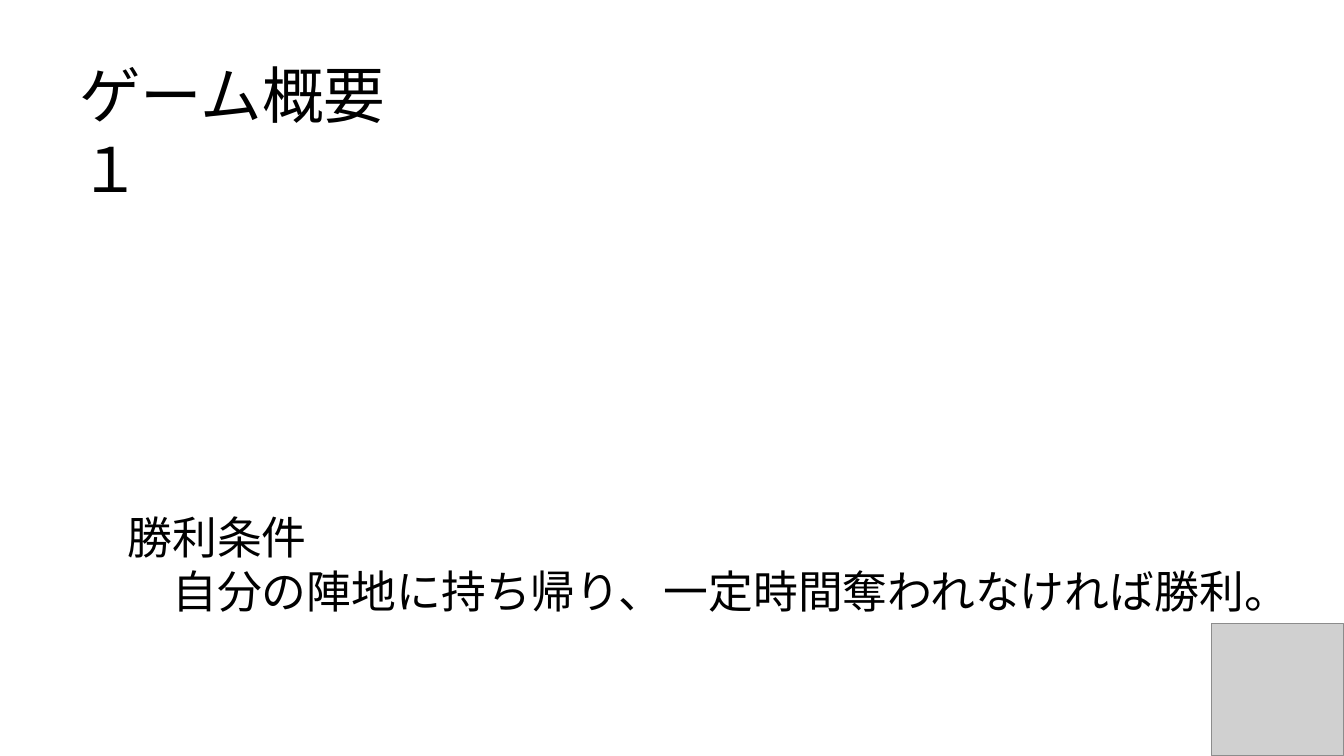
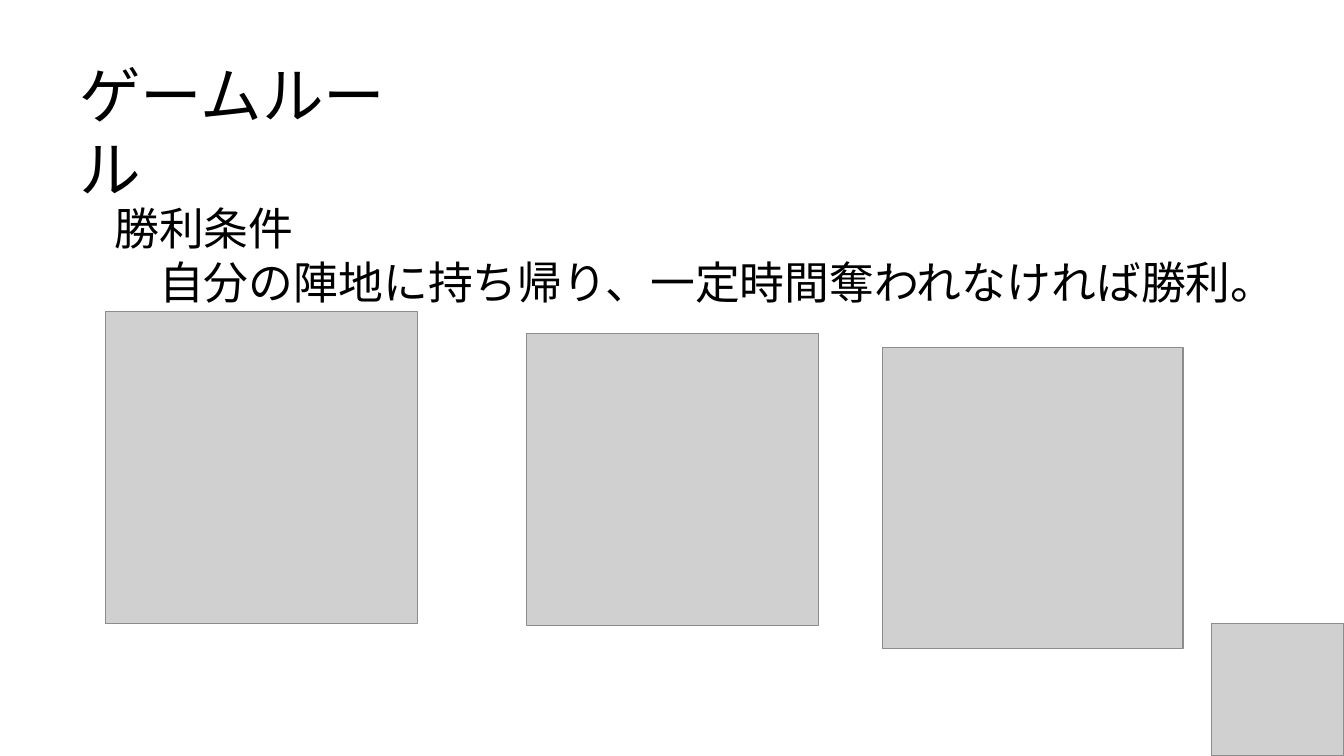
Before and after one commit to CaseStudyG18/master, a slide deck: slide 6 of G18_プレゼン用PWP.pptx (slide 4 before the commit). Drawn at 1344x756 pixels with LibreOffice and Linux fonts; fonts in the diff are those of the drawing; grey boxes stand for pictures. Boxes give left, top, right and bottom in pixels: in the first picture for what was removed or moved away, otherwise in the second. Text is boxed around its words. In the diff, an @@ line names an element or a change of style, - is before the commit and + after.

```diff
--- a/G18_プレゼン用PWP.pptx
+++ b/G18_プレゼン用PWP.pptx
@@ text at box(79, 67, 385, 194): text changed @@
-ゲーム概要１
+ゲームルール
@@ text "勝利条件": place and size @@
-text "勝利条件" at box(128, 516, 1288, 612)
+text "勝利条件" at box(114, 207, 1275, 303)
@@ picture added at box(106, 312, 417, 623) @@
@@ picture added at box(527, 334, 820, 626) @@
@@ picture added at box(882, 348, 1183, 648) @@
```
Also in this commit, not shown: 1 other slide changed, 3 slides added, 1 slide removed, 1 other file.
